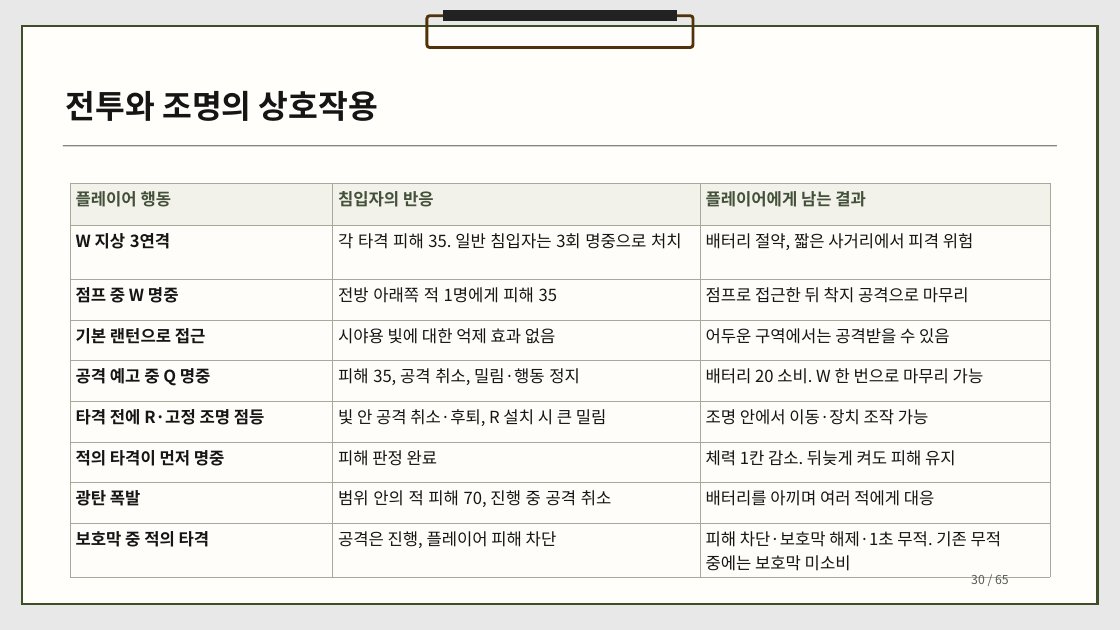
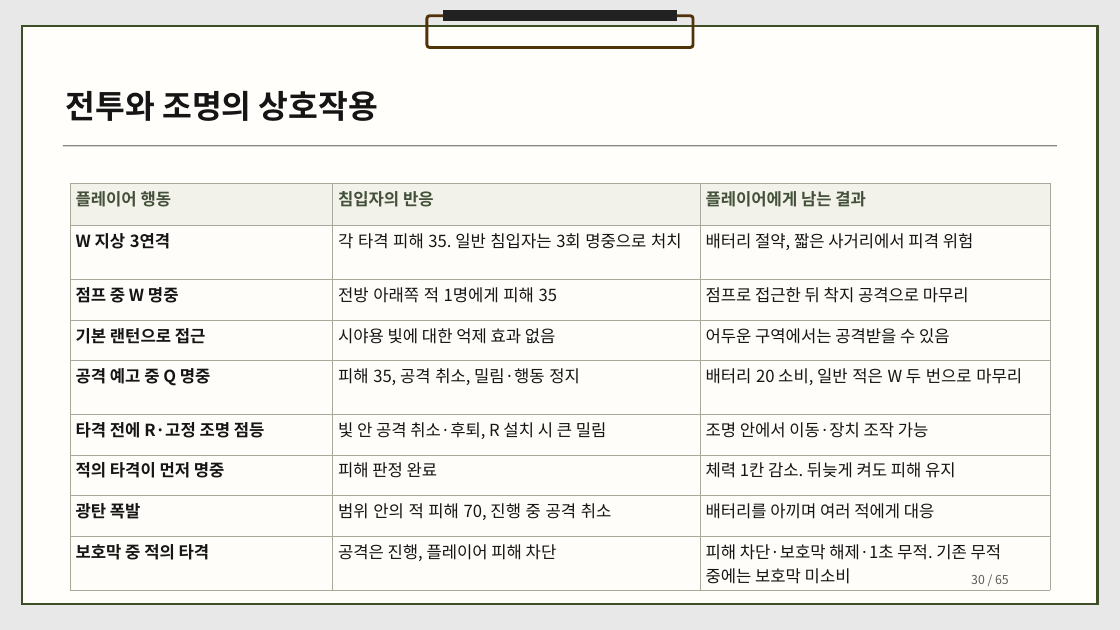
Before and after one commit to dbguswh/2Dgame_project, a slide deck: slide 30 of 2D게임프로그래밍 기획서.pptx. Drawn at 1120x630 pixels with LibreOffice and Linux fonts; fonts in the diff are those of the drawing. Boxes give left, top, right and bottom in pixels: in the first picture for what was removed or moved away, otherwise in the second. Text is boxed around its words. In the diff, an @@ line names an element or a change of style, - is before the commit and + after.

Commit message:
기획서의 섬광 후 마무리 횟수와 선택 보급 위치 설명 일치

```diff
--- a/2D게임프로그래밍 기획서.pptx
+++ b/2D게임프로그래밍 기획서.pptx
@@ table at (x1=70, y1=184, x2=1050, y2=588) @@
-row 5, column 3: 배터리 20 소비. W 한 번으로 마무리 가능
+row 5, column 3: 배터리 20 소비, 일반 적은 W 두 번으로 마무리
```
Also in this commit, not shown: 1 other slide changed.
